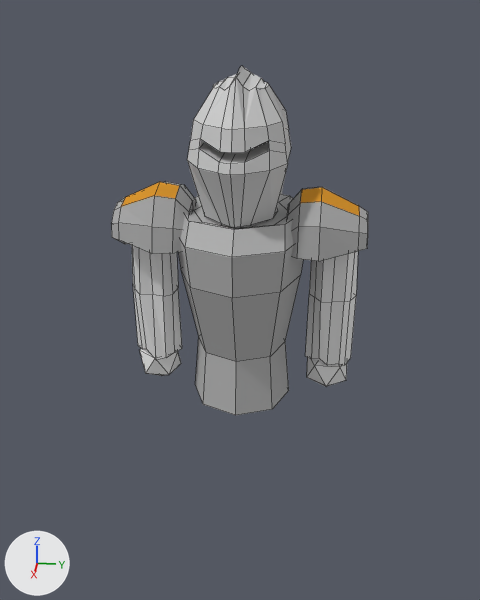
The Blender file blender_models/knight.blend as it was, and as the next commit left it.
One viewpoint serves both versions: a camera (50 mm lens) standing at (8.04, 0.97, 8.73) and looking at (-0.7, -0.06, 4.38). Every picture has the same lights, and +X, +Y and +Z are marked at lower left. Mesh edges are drawn as thin lines.
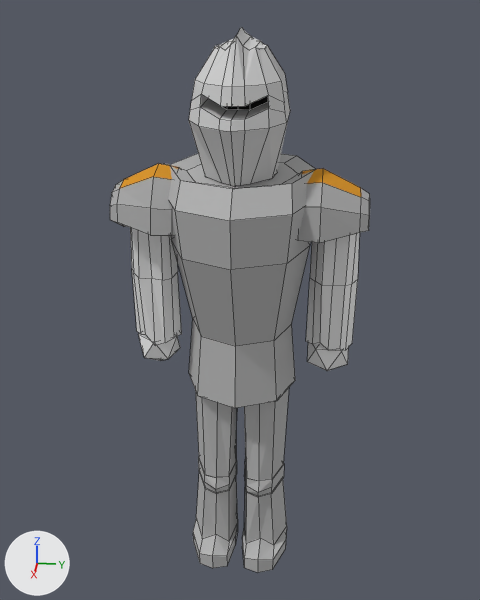
Commit message: knight's legs

Pixel boxes [x1, y1, x2, y2] of what changed, in the pictures (480 x 600 px; the box of a moved part takes in the faces that stretch with it):
'Cylinder', reshaped, moved, rescaled, modifiers changed (17% wider, 89% taller): before [178, 194, 303, 415]; after [168, 154, 315, 572]
'Sphere', reshaped, moved, rescaled: before [187, 66, 291, 228]; after [189, 27, 290, 186]
'Torus.001', moved: before [287, 187, 368, 261]; after [298, 169, 370, 243]
'Cylinder.002', moved: before [305, 251, 358, 365]; after [306, 233, 360, 350]
'Torus', moved: before [111, 181, 196, 253]; after [110, 163, 181, 235]
'Cylinder.001', moved: before [132, 246, 182, 360]; after [130, 228, 182, 345]
'Icosphere.001', moved: before [307, 357, 347, 387]; after [307, 342, 349, 371]
'Icosphere', moved: before [140, 348, 181, 376]; after [138, 333, 180, 361]
part 1 of me_cylinder_003, added: after [193, 473, 287, 572]
part 2 of me_cylinder_003, added: after [198, 458, 284, 492]
part 3 of me_cylinder_003, moved or reshaped: before [178, 194, 293, 415]; after [170, 154, 315, 481]
part 4 of me_sphere, moved or reshaped: before [189, 120, 286, 153]; after [190, 80, 285, 112]

Edits to the bpy script that builds the scene:
```text
Change me_cylinder_003:
    used by ob_cylinder; location = (-0.63, -0.03, 4.36); scale = (0.737, 0.737, 1.46)
    remove me_cylinder_003.from_pydata(...)  # 48 vertices, 42 faces; spans x -1.23..1.5, y -1.23..1.23, z -1.0..1.0
    add me_cylinder_003.from_pydata(...)  # 137 vertices, 88 faces; spans x -1.23..1.5, y 0.0..1.23, z -2.92..1.0
    me_cylinder_003 part 1: a new loose piece of 38 vertices spanning x -0.5..1.09, y 0.07..0.96, z -2.92..-2.03, in mat_material_009 (grey #b8b8b8)
    me_cylinder_003 part 2: a new loose piece of 16 vertices spanning x -0.37..0.78, y 0.08..0.86, z -2.12..-1.93, in mat_material_009 (grey #b8b8b8)
    me_cylinder_003 part 3
    18 vertices are removed from x -0.87..1.14, y -1.23..-0.63, z -1.0..1.0
    27 faces are deleted
    53 vertices are added at x -0.86..0.86, y 0.0..0.89, z -1.95..0.96
    36 new faces join them
Change me_sphere:
    where me_sphere.from_pydata(...)  # 125 vertices, 104 faces; spans x -0.97..1.03, y -0.9..0.9, z -1.0..1.09
    used by ob_sphere; location = (-0.59, -0.04, 6.57); scale = (1.0, 0.706, 1.0)
    me_sphere part 4: all 10 vertices in x 0.08..0.95, y -0.58..0.58, z 0.24..0.34 are moved by (0.0, 0.0, 0.04)
Change ob_cylinder_002:
    ob_cylinder_002.location: (-0.57, 1.26, 4.6) -> (-0.57, 1.26, 4.85)
Change ob_icosphere_001:
    ob_icosphere_001.location: (-0.58, 1.27, 3.4) -> (-0.58, 1.27, 3.67)
Change ob_icosphere:
    ob_icosphere.location: (-0.57, -1.28, 3.4) -> (-0.57, -1.28, 3.67)
Change ob_cylinder_001:
    ob_cylinder_001.location: (-0.58, -1.28, 4.6) -> (-0.58, -1.28, 4.85)
Change ob_torus_001:
    ob_torus_001.location: (-0.59, 1.05, 5.38) -> (-0.59, 1.04, 5.64)
Change ob_torus:
    ob_torus.location: (-0.59, -1.14, 5.38) -> (-0.59, -1.14, 5.64)
Change ob_cylinder:
    ob_cylinder.location: (-0.63, -0.03, 4.36) -> (-0.63, -0.03, 4.74)
    ob_cylinder.scale: (0.737, 0.737, 1.46) -> (0.83, 0.83, 1.65)
    add _m = ob_cylinder.modifiers.new('Mirror', 'MIRROR')
    add _m.use_axis = (False, True, False)
Change ob_sphere:
    ob_sphere.location: (-0.59, -0.04, 6.57) -> (-0.59, -0.04, 7.07)
    ob_sphere.scale: (1.0, 0.706, 1.0) -> (0.951, 0.672, 0.951)
```
